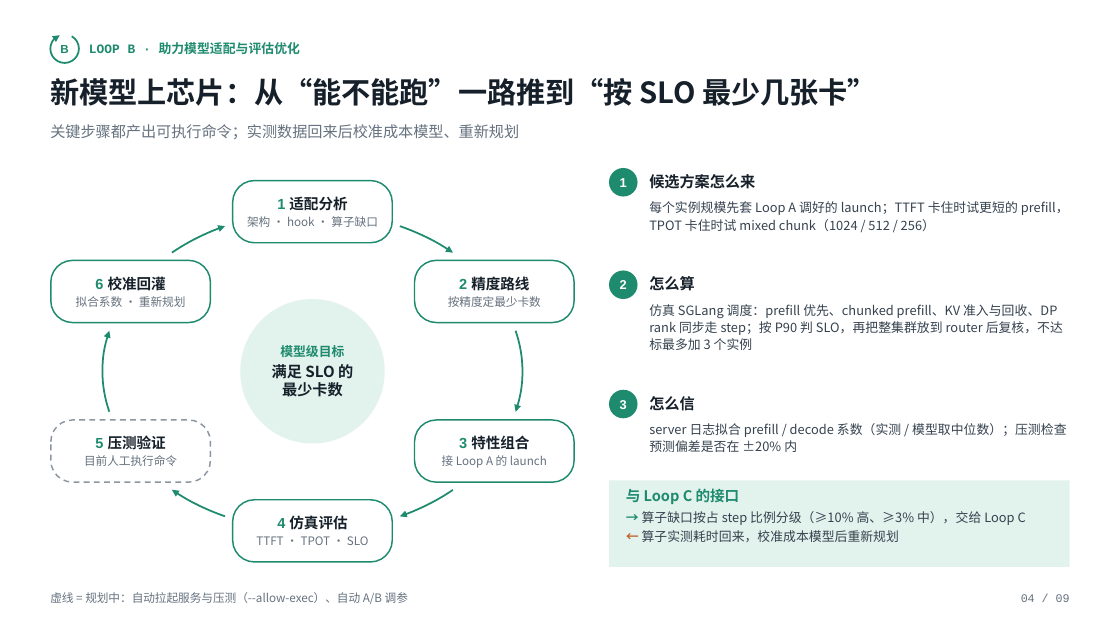
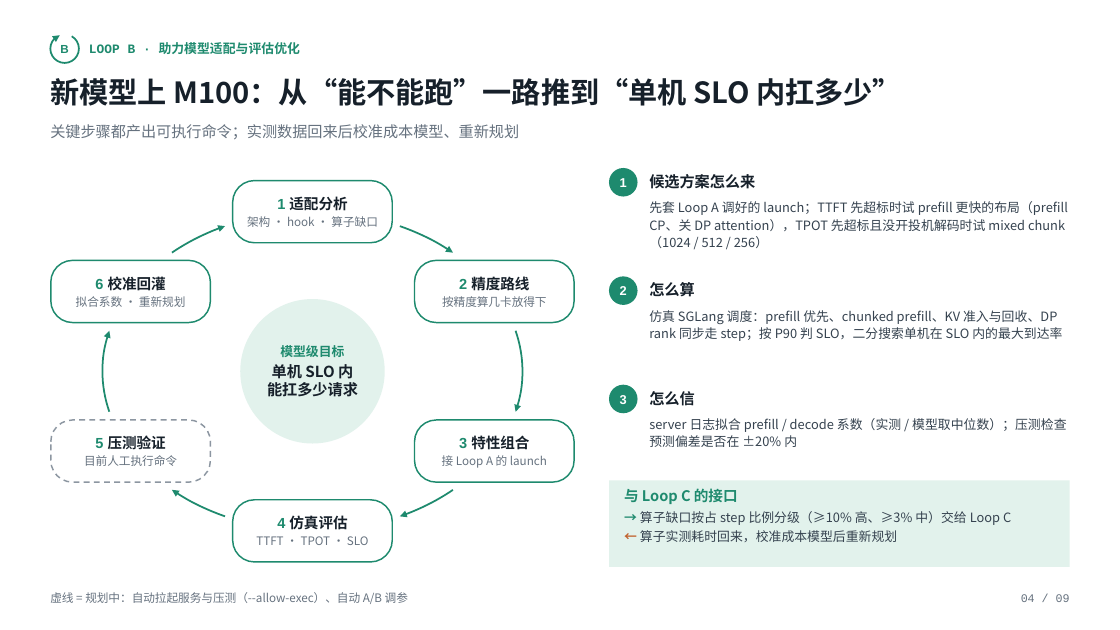
Before and after one commit to learning-sketch/sglang-maestro, a slide deck: slide 4 of slides/sglang_maestro_agent_loops.pptx. Drawn at 1120x630 pixels with LibreOffice and Linux fonts; fonts in the diff are those of the drawing. Boxes give left, top, right and bottom in pixels: in the first picture for what was removed or moved away, otherwise in the second. Text is boxed around its words. In the diff, an @@ line names an element or a change of style, - is before the commit and + after.

```diff
--- a/slides/sglang_maestro_agent_loops.pptx
+++ b/slides/sglang_maestro_agent_loops.pptx
@@ text at box(50, 78, 902, 106): text changed @@
-新模型上芯片：从“能不能跑”一路推到“按 SLO 最少几张卡”
+新模型上 M100：从“能不能跑”一路推到“单机 SLO 内扛多少”
@@ text at box(649, 201, 1068, 248): text changed @@
-每个实例规模先套 Loop A 调好的 launch；TTFT 卡住时试更短的 prefill，TPOT 卡住时试 mixed chunk（1024 / 512 / 256）
+先套 Loop A 调好的 launch；TTFT 先超标时试 prefill 更快的布局（prefill CP、关 DP attention），TPOT 先超标且没开投机解码时试 mixed chunk（1024 / 512 / 256）
@@ text in rounded rectangle at box(442, 296, 547, 307): text changed @@
-按精度定最少卡数
+按精度算几卡放得下
@@ ellipse "2": place and size @@
-ellipse "2" at box(609, 271, 638, 299)
+ellipse "2" at box(609, 276, 638, 305)
@@ text "怎么算": place and size @@
-text "怎么算" at box(649, 276, 694, 291)
+text "怎么算" at box(649, 282, 694, 297)
@@ text at box(649, 310, 1062, 341): text changed @@
-仿真 SGLang 调度：prefill 优先、chunked prefill、KV 准入与回收、DP rank 同步走 step；按 P90 判 SLO，再把整集群放到 router 后复核，不达标最多加 3 个实例
+仿真 SGLang 调度：prefill 优先、chunked prefill、KV 准入与回收、DP rank 同步走 step；按 P90 判 SLO，二分搜索单机在 SLO 内的最大到达率
@@ text at box(267, 364, 358, 397): text changed @@
-满足 SLO 的
-最少卡数
+单机 SLO 内
+能扛多少请求
@@ 2 texts, 1 ellipse: place and size @@
-2 texts, 1 ellipse at box(609, 390, 1066, 452)
+2 texts, 1 ellipse at box(609, 385, 1066, 447)
@@ text at box(640, 511, 1011, 525): text changed @@
-→ 算子缺口按占 step 比例分级（≥10% 高、≥3% 中），交给 Loop C
+→ 算子缺口按占 step 比例分级（≥10% 高、≥3% 中）交给 Loop C
```
Also in this commit, not shown: 8 other slides changed.
